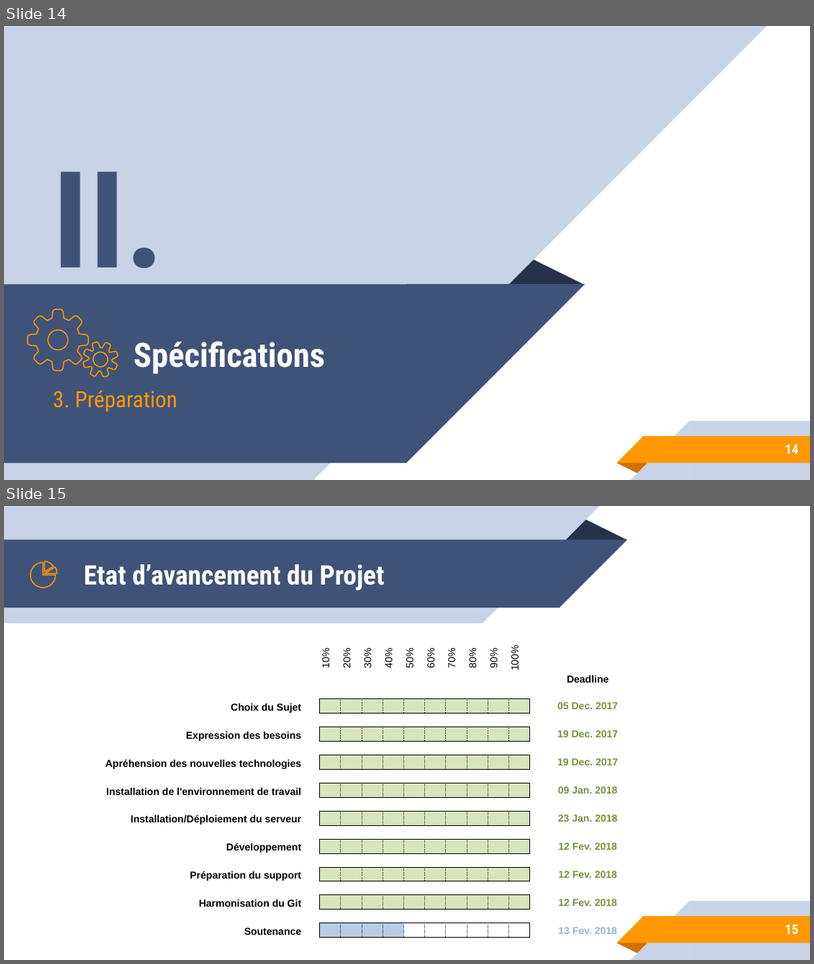
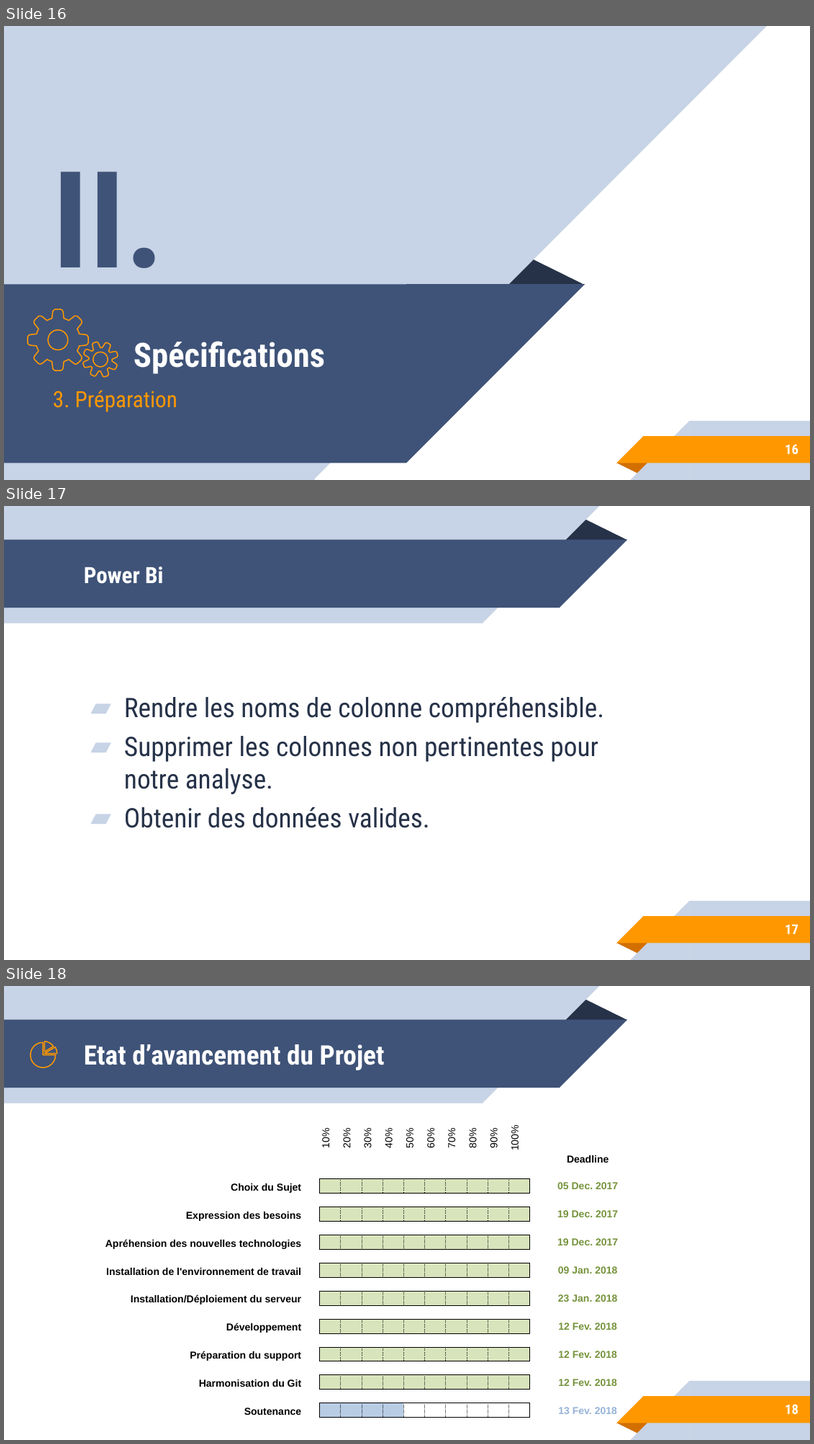
Before and after one commit to gtandu/testBi, a slide deck: doc/Soutenance EDD.pptx. Shown one above the other, each under a label of ours: slides 14 and 15 before the commit, slides 16, 17 and 18 after it. The pictures are 814x964 and 814x1444 pixels, drawn with LibreOffice and Linux fonts; fonts in the diff are those of the drawing. Boxes give left, top, right and bottom in pixels: in the first picture for what was removed or moved away, otherwise in the second. Text is boxed around its words. In the diff, an @@ line names an element or a change of style, - is before the commit and + after.

```diff
--- a/doc/Soutenance EDD.pptx
+++ b/doc/Soutenance EDD.pptx
@@ slide 17 added at (x1=4, y1=506, x2=810, y2=960), background #FFFFFF; not listed: 10 template elements that a slide beside it also shows @@
@@ title added at (x1=84, y1=566, x2=163, y2=584), 20 pt, text #FFFFFF, bold @@
+Power Bi
@@ text added at (x1=124, y1=697, x2=604, y2=828), 24 pt, text #263248 @@
+▰ Rendre les noms de colonne compréhensible.
+▰ Supprimer les colonnes non pertinentes pour notre analyse.
+▰ Obtenir des données valides.
@@ page number added at (x1=785, y1=924, x2=799, y2=934), 12 pt, text #FFFFFF, bold @@
+17
@@ what was slide 14 is now slide 16 @@
@@ page number at (x1=785, y1=444, x2=799, y2=454): text changed @@
-14
+16
@@ what was slide 15 is now slide 18 @@
@@ page number at (x1=785, y1=1404, x2=799, y2=1414): text changed @@
-15
+18
```
Also in this commit, not shown: 2 slides changed, 2 other slides added, 1 other file.
